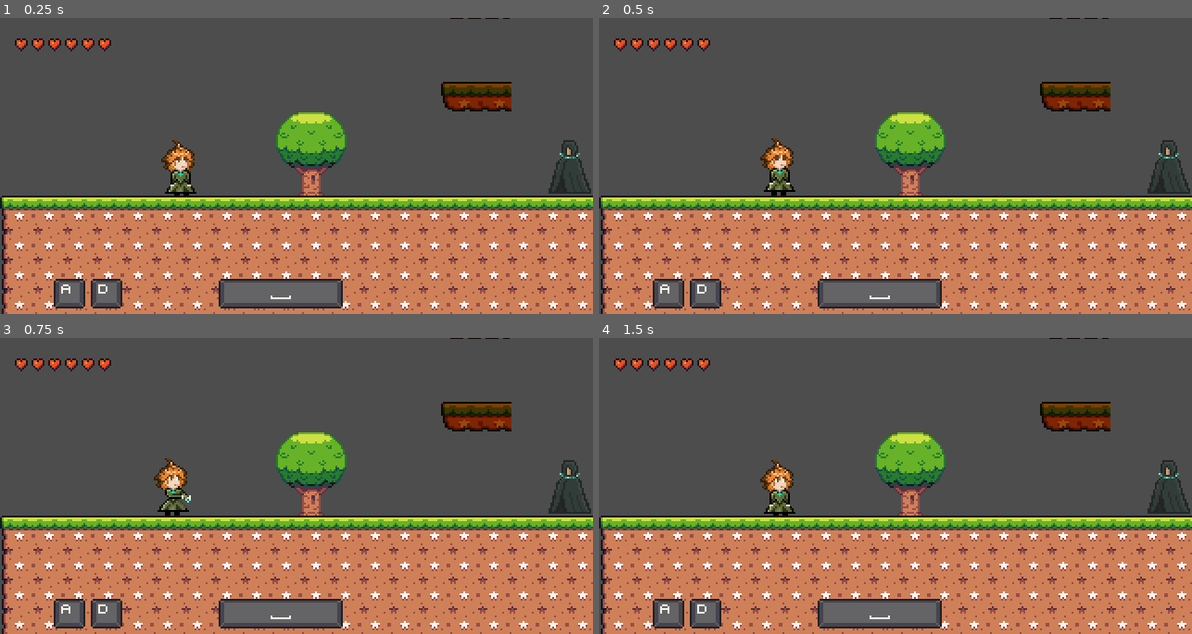
Above: before the commit, frames 1-4 (two rows, left to right).
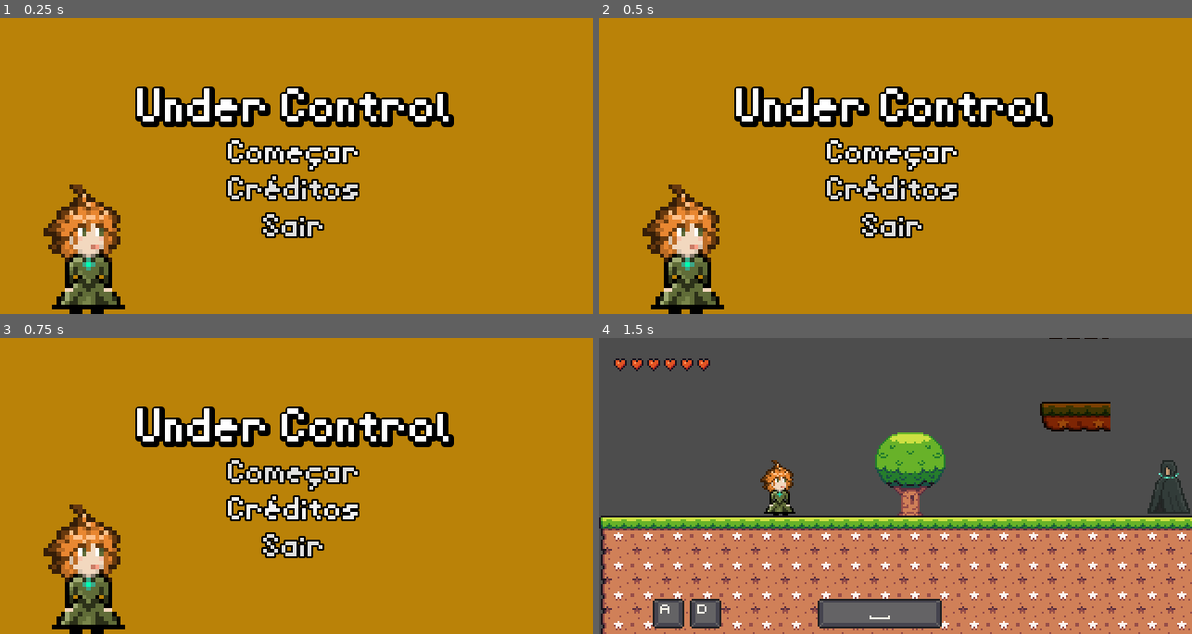
Above: after the commit, the same moments.

Repository: EriikGabriel/under-control
Game: Godot game, scene res://levels/main_menu.tscn
The game is run twice, just before and just after one commit, with the same random seed, the same clock (stepped at 60 frames per second) and the same inputs. Before the commit the project starts from res://levels/level_1.tscn.
Inputs (mouse positions are in pixels of both pictures, inside the frame that each line leads up to):
- Up to frame 1 (0.25 s): no input
- Up to frame 2 (0.5 s): no input
- Up to frame 3 (0.75 s): click (296, 512) at 0.5 s, where only the run after the commit has a clickable "Créditos"
- Up to frame 4 (1.5 s): click (895, 474) at 1.25 s, where only the run after the commit has a clickable "Começar"

The runs differ from the first frame. In frame 1, 100% of the frame differs, in the area x 0-100%, y 0-100%; in frame 2, 100%; in frame 3, 100%; in frame 4, nothing differs.

Commit message:
Create main menu

Diff:
--- /dev/null
+++ b/levels/main_menu.tscn
@@ -0,0 +1,126 @@
+[gd_scene load_steps=8 format=3 uid="uid://dfybak1a8hvdw"]
+
+[ext_resource type="Script" path="res://scripts/levels/main_menu.gd" id="1_8h5so"]
+[ext_resource type="Texture2D" uid="uid://dvuhs07os2hm6" path="res://assets/Actors/Player/idle.png" id="1_cm0l6"]
+[ext_resource type="FontFile" uid="uid://dovacx3vyj0dl" path="res://assets/UI/Font/RevMiniPixel.ttf" id="1_x3n3s"]
+
+[sub_resource type="StyleBoxFlat" id="StyleBoxFlat_s3jbq"]
+bg_color = Color(0.6, 0.6, 0.6, 0)
+
+[sub_resource type="StyleBoxFlat" id="StyleBoxFlat_t4t2e"]
+bg_color = Color(0.6, 0.6, 0.6, 0)
+
+[sub_resource type="StyleBoxFlat" id="StyleBoxFlat_6ytwx"]
+bg_color = Color(0.6, 0.6, 0.6, 0)
+
+[sub_resource type="StyleBoxFlat" id="StyleBoxFlat_74t88"]
+bg_color = Color(0.6, 0.6, 0.6, 0)
+
+[node name="MainMenu" type="MarginContainer"]
+anchors_preset = 15
+anchor_right = 1.0
+anchor_bottom = 1.0
+grow_horizontal = 2
+grow_vertical = 2
+script = ExtResource("1_8h5so")
+
+[node name="Background" type="ColorRect" parent="."]
+layout_mode = 2
+color = Color(0.729412, 0.509804, 0.0313726, 1)
+
+[node name="Jane" type="Sprite2D" parent="Background"]
+position = Vector2(49, 125)
+scale = Vector2(2.32, 2.32)
+texture = ExtResource("1_cm0l6")
+region_enabled = true
+region_rect = Rect2(192, 0, 32, 32)
+
+[node name="CenterContainer" type="CenterContainer" parent="."]
+layout_mode = 2
+
+[node name="VBoxContainer" type="VBoxContainer" parent="CenterContainer"]
+layout_mode = 2
+
+[node name="CenterContainer" type="CenterContainer" parent="CenterContainer/VBoxContainer"]
+layout_mode = 2
+
+[node name="Label" type="Label" parent="CenterContainer/VBoxContainer/CenterContainer"]
+layout_mode = 2
+theme_override_colors/font_shadow_color = Color(0, 0, 0, 1)
+theme_override_colors/font_outline_color = Color(0, 0, 0, 1)
+theme_override_constants/shadow_outline_size = 8
+theme_override_fonts/font = ExtResource("1_x3n3s")
+theme_override_font_sizes/font_size = 24
+text = "Under Control"
+
+[node name="CenterContainer2" type="CenterContainer" parent="CenterContainer/VBoxContainer"]
+layout_mode = 2
+
+[node name="VBoxContainer" type="VBoxContainer" parent="CenterContainer/VBoxContainer/CenterContainer2"]
+layout_mode = 2
+
+[node name="CenterContainer" type="CenterContainer" parent="CenterContainer/VBoxContainer/CenterContainer2/VBoxContainer"]
+layout_mode = 2
+
+[node name="Start" type="Button" parent="CenterContainer/VBoxContainer/CenterContainer2/VBoxContainer/CenterContainer"]
+layout_mode = 2
+focus_neighbor_top = NodePath("../../../../CenterContainer4/VBoxContainer/CenterContainer/Exit")
+theme_override_colors/font_outline_color = Color(0, 0, 0, 1)
+theme_override_constants/outline_size = 4
+theme_override_fonts/font = ExtResource("1_x3n3s")
+theme_override_styles/normal = SubResource("StyleBoxFlat_s3jbq")
+theme_override_styles/hover = SubResource("StyleBoxFlat_t4t2e")
+theme_override_styles/pressed = SubResource("StyleBoxFlat_6ytwx")
+theme_override_styles/focus = SubResource("StyleBoxFlat_74t88")
+text = "Começar
+"
+flat = true
+icon_alignment = 1
+
+[node name="CenterContainer3" type="CenterContainer" parent="CenterContainer/VBoxContainer"]
+layout_mode = 2
+
+[node name="VBoxContainer" type="VBoxContainer" parent="CenterContainer/VBoxContainer/CenterContainer3"]
+layout_mode = 2
+
+[node name="CenterContainer" type="CenterContainer" parent="CenterContainer/VBoxContainer/CenterContainer3/VBoxContainer"]
+layout_mode = 2
+
+[node name="Credits" type="Button" parent="CenterContainer/VBoxContainer/CenterContainer3/VBoxContainer/CenterContainer"]
+layout_mode = 2
+theme_override_colors/font_outline_color = Color(0, 0, 0, 1)
+theme_override_constants/outline_size = 4
+theme_override_fonts/font = ExtResource("1_x3n3s")
+theme_override_styles/normal = SubResource("StyleBoxFlat_s3jbq")
+theme_override_styles/hover = SubResource("StyleBoxFlat_t4t2e")
+theme_override_styles/pressed = SubResource("StyleBoxFlat_6ytwx")
+theme_override_styles/focus = SubResource("StyleBoxFlat_74t88")
+text = "Créditos"
+flat = true
+icon_alignment = 1
+
+[node name="CenterContainer4" type="CenterContainer" parent="CenterContainer/VBoxContainer"]
+layout_mode = 2
+
+[node name="VBoxContainer" type="VBoxContainer" parent="CenterContainer/VBoxContainer/CenterContainer4"]
+layout_mode = 2
+
+[node name="CenterContainer" type="CenterContainer" parent="CenterContainer/VBoxContainer/CenterContainer4/VBoxContainer"]
+layout_mode = 2
+
+[node name="Exit" type="Button" parent="CenterContainer/VBoxContainer/CenterContainer4/VBoxContainer/CenterContainer"]
+layout_mode = 2
+focus_neighbor_bottom = NodePath("../../../../CenterContainer2/VBoxContainer/CenterContainer/Start")
+theme_override_colors/font_outline_color = Color(0, 0, 0, 1)
+theme_override_constants/outline_size = 4
+theme_override_fonts/font = ExtResource("1_x3n3s")
+theme_override_styles/normal = SubResource("StyleBoxFlat_s3jbq")
+theme_override_styles/hover = SubResource("StyleBoxFlat_t4t2e")
+theme_override_styles/pressed = SubResource("StyleBoxFlat_6ytwx")
+theme_override_styles/focus = SubResource("StyleBoxFlat_74t88")
+text = "Sair"
+flat = true
+icon_alignment = 1
+
+[connection signal="pressed" from="CenterContainer/VBoxContainer/CenterContainer2/VBoxContainer/CenterContainer/Start" to="." method="_on_start_pressed"]
+[connection signal="pressed" from="CenterContainer/VBoxContainer/CenterContainer4/VBoxContainer/CenterContainer/Exit" to="." method="_on_exit_pressed"]
--- a/project.godot
+++ b/project.godot
@@ -11,7 +11,7 @@
 [application]
 
 config/name="Under Control"
-run/main_scene="res://levels/level_1.tscn"
+run/main_scene="res://levels/main_menu.tscn"
 config/features=PackedStringArray("4.1", "Forward Plus")
 
 [autoload]
--- /dev/null
+++ b/scripts/levels/main_menu.gd
@@ -0,0 +1,14 @@
+extends MarginContainer
+
+@onready var start: Button = $CenterContainer/VBoxContainer/CenterContainer2/VBoxContainer/CenterContainer/Start
+
+func _ready():
+	start.grab_focus()
+
+
+func _on_start_pressed() -> void:
+	get_tree().change_scene_to_file("res://levels/level_1.tscn")
+
+
+func _on_exit_pressed() -> void:
+	get_tree().quit()
